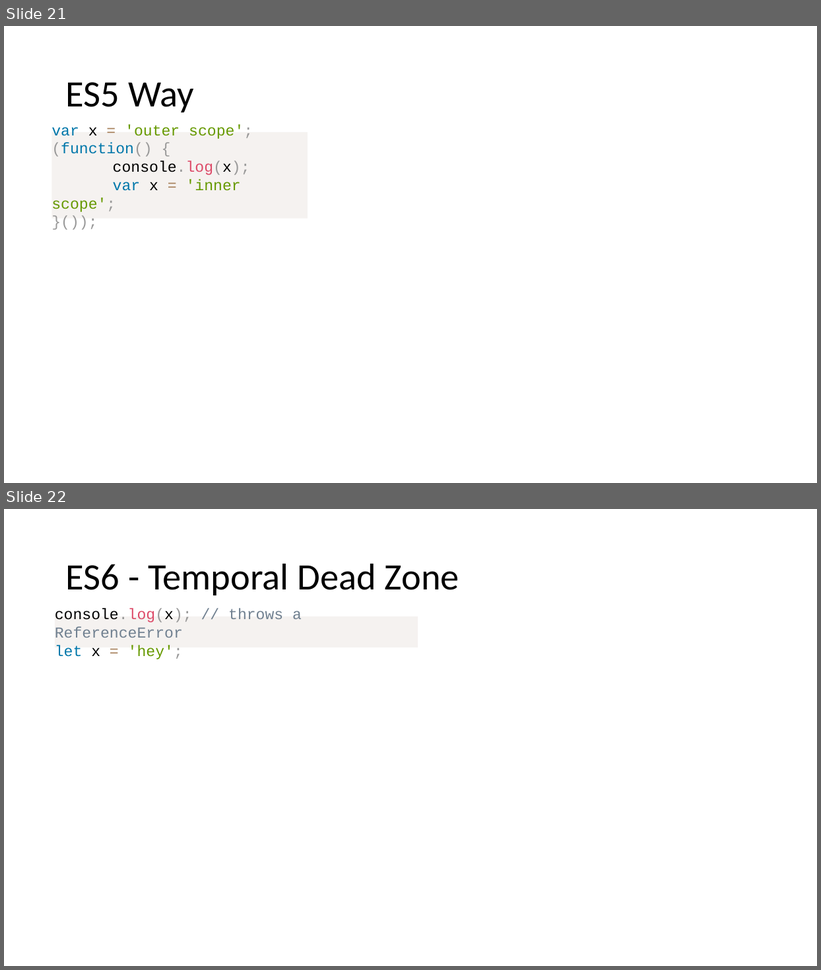
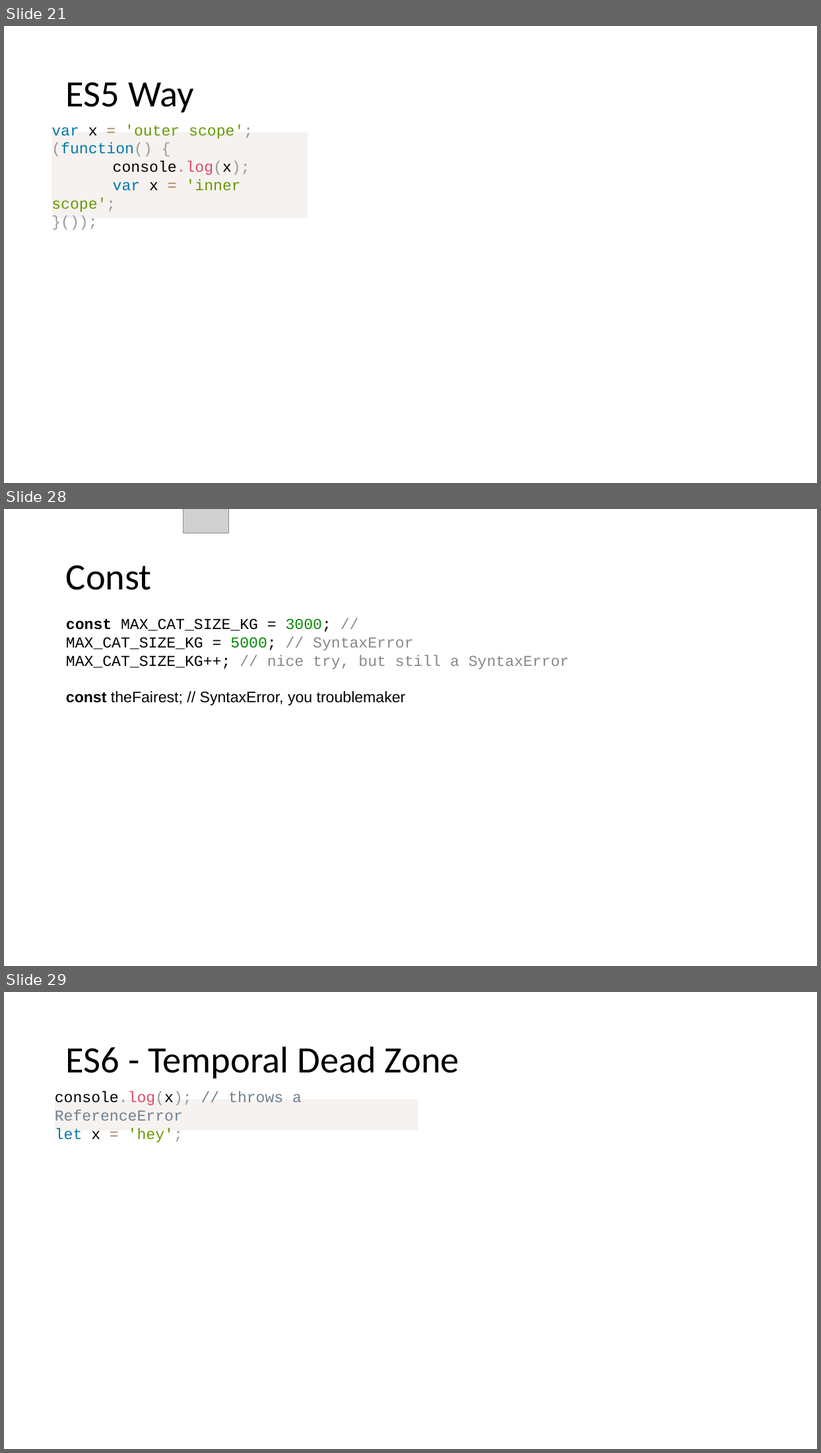
Before and after one commit to dzmitry-varabei/front-end-course, a slide deck: es6/es6.pptx. Shown one above the other, each under a label of ours: slides 21 and 22 before the commit, slides 21, 28 and 29 after it; the slides between them are not shown. The pictures are 821x970 and 821x1453 pixels, drawn with LibreOffice and Linux fonts; fonts in the diff are those of the drawing; grey boxes stand for pictures. Boxes give left, top, right and bottom in pixels: in the first picture for what was removed or moved away, otherwise in the second. Text is boxed around its words. In the diff, an @@ line names an element or a change of style, - is before the commit and + after.

```diff
--- a/es6/es6.pptx
+++ b/es6/es6.pptx
@@ slide 28 added at box(4, 509, 817, 966), background #FFFFFF @@
@@ picture added at box(183, 509, 228, 533) @@
@@ title added at box(66, 565, 152, 590), 44 pt, text #000000 @@
+Const
@@ text added at box(66, 619, 569, 706), 18 pt, text #000000 @@
+const MAX_CAT_SIZE_KG = 3000; //
+MAX_CAT_SIZE_KG = 5000; // SyntaxError
+MAX_CAT_SIZE_KG++; // nice try, but still a SyntaxError
+const theFairest; // SyntaxError, you troublemaker
@@ what was slide 22 is now slide 29 @@
```
Also in this commit, not shown: 9 other slides added, 6 other files.
